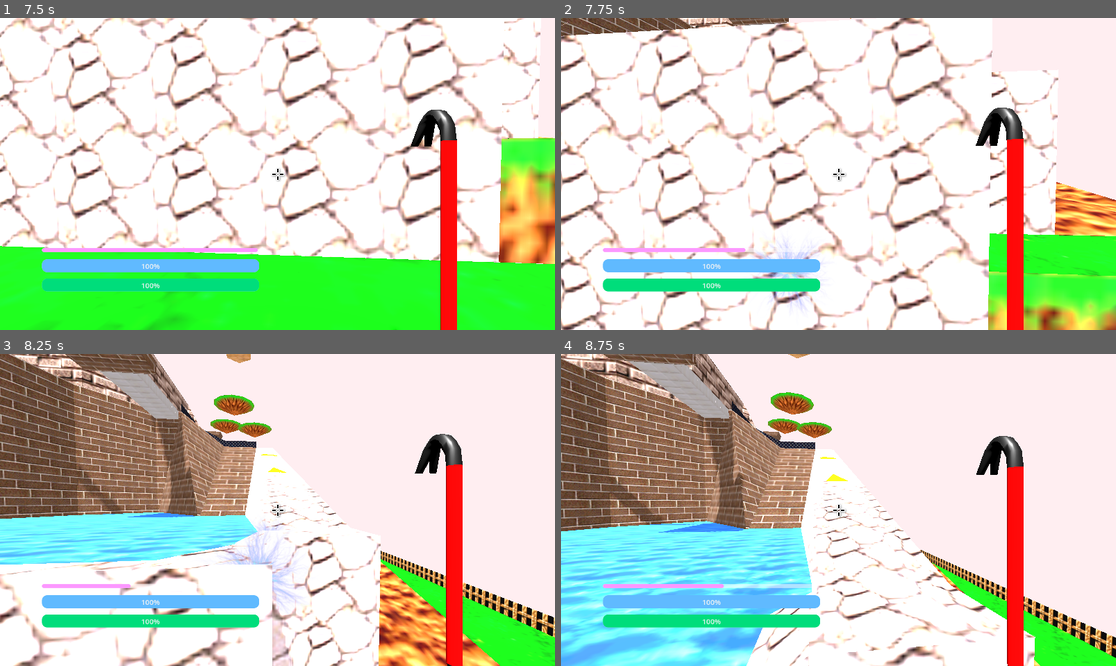
Above: before the commit, frames 1-4 (two rows, left to right).
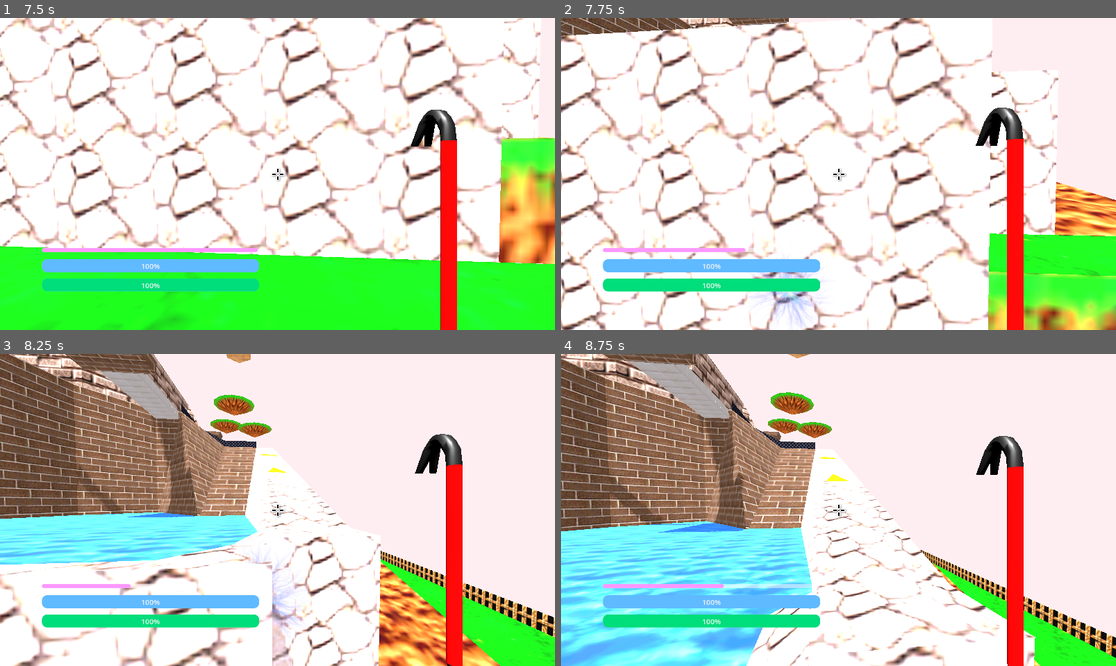
Above: after the commit, the same moments.

Repository: matousposp08/APCompSciGame
Game: Godot game, scene res://MULTIPLAYER STUFF DON'T TOUCH/AP GAME ONLY/scenes/world2.tscn
Two runs of this game, one before a commit and one after it. Both use one fixed random seed, a clock stepped at 60 frames per second and the inputs below.
Inputs (mouse positions are in pixels of both pictures, inside the frame that each line leads up to):
- Up to frame 1 (7.5 s): click (277, 195) at 0.52 s; type "Alex" at 0.6 s; click (277, 214) at 0.75 s; type "12" at 0.83 s; click "HOST" at 1.25 s; tap Enter (ui_accept) at 2 s; move the mouse to (305, 174) at 2.02 s; press the mouse at (305, 174) at 2.03 s; hold W (move_forward) 2.03-7.28 s; tap Space (move_jump) at 2.27, 3.02, 4.52, 5.27, 6.02 s; tap E (magic) at 2.3, 2.85, 3.8, 5.1, 6.8 s; move the mouse to (249, 174) at 2.77 s; release the mouse at (249, 174) at 2.78 s; click (249, 174) at 3.05 s; move the mouse to (288, 167) at 3.52 s; tap F (build) at 3.6 s; move the mouse to (271, 180) at 4.27 s; click (271, 180) at 4.35 s; move the mouse to (316, 177) at 5.02 s; move the mouse to (233, 170) at 5.77 s; tap Q (melee) at 5.85 s; click (233, 170) at 6.05 s; move the mouse to (283, 174) at 6.52 s; hold C (move_crouch) 6.53-7.28 s; move the mouse to (255, 167) at 7.27 s; hold D (move_right) from 7.28 s (still down); tap Shift (move_sprint) at 7.35 s
- Up to frame 2 (7.75 s): keep holding D (move_right); tap Space (move_jump) at 7.52 s; click (816, 167) at 7.55 s
- Up to frame 3 (8.25 s): move the mouse to (305, 510) at 8.02 s; release D (move_right) at 8.03 s; press the mouse at (305, 510) at 8.03 s; hold W (move_forward) from 8.03 s (still down)
- Up to frame 4 (8.75 s): keep holding W (move_forward); tap Space (move_jump) at 8.27 s; tap E (magic) at 8.3 s

Frame 1 is identical in both runs. In frame 2, 0.5% of the frame differs, in the area x 34-47%, y 71-100%; in frame 3, 0.6%, in the area x 40-55%, y 54-89%; in frame 4, nothing differs.

Commit message:
lightning: fix some visual error

Diff:
--- a/scenes/player/lightning.tscn
+++ b/scenes/player/lightning.tscn
@@ -16,7 +16,7 @@
 size = Vector3(0.1, 0.1, 5)
 
 [node name="lightning" type="Node3D"]
-transform = Transform3D(1, 0, 0, 0, 1, 0, 0, 0, 1, 2.08165e-12, 2.08165e-12, -1)
+transform = Transform3D(1, 0, 0, 0, 1, 0, 0, 0, 1, 2.08165e-12, 2.08165e-12, 2.08165e-12)
 script = ExtResource("1_nmcvp")
 
 [node name="MeshInstance3D" type="MeshInstance3D" parent="."]
--- a/scenes/player/player.gd
+++ b/scenes/player/player.gd
@@ -260,8 +260,11 @@
 	instance.position = position
 	instance.transform.basis = basis
 	instance.rotation.z = rotation
+	instance.from = from
+	instance.add_to_group(from)
+	instance.position.y -= 0.3
+	instance.get_node("Area3D").add_to_group(from)
 	get_parent().add_child(instance)
-	instance.from = from
 	rpc("rpc_spawn_lightning", position, basis, rotation)
 
 @rpc func rpc_spawn_lightning(position, basis, rotation):
@@ -326,6 +329,7 @@
 	instance.from = from
 	instance.position = position
 	instance.transform.basis = basis
+	instance.get_node("Area3D")
 	get_parent().add_child(instance)
 	rpc("rpc_spawn_ice", position, basis)
 
--- a/stuff/scripts/lightning.gd
+++ b/stuff/scripts/lightning.gd
@@ -10,7 +10,6 @@
 # Called when the node enters the scene tree for the first time.
 func _ready():
 	$Area3D/CollisionShape3D.disabled = false
-	$Area3D.add_to_group(from)
 
 
 # Called every frame. 'delta' is the elapsed time since the previous frame.
